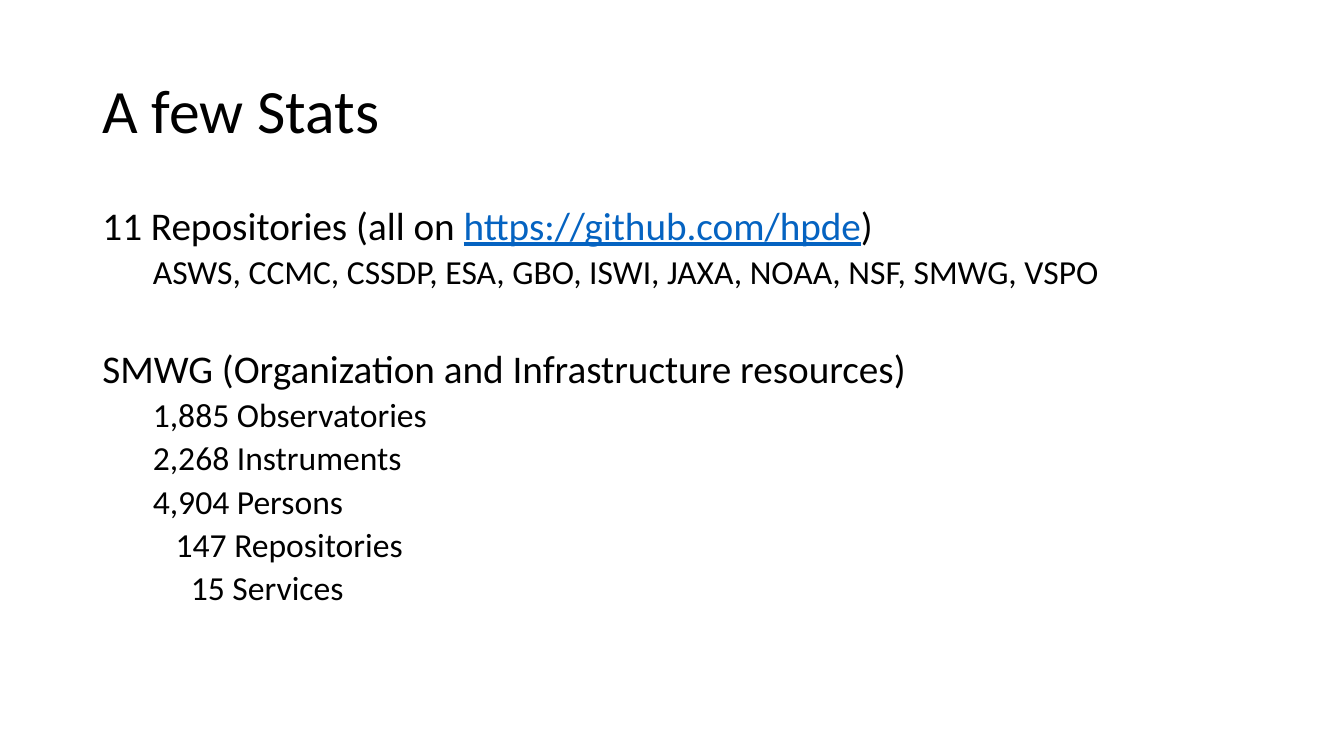
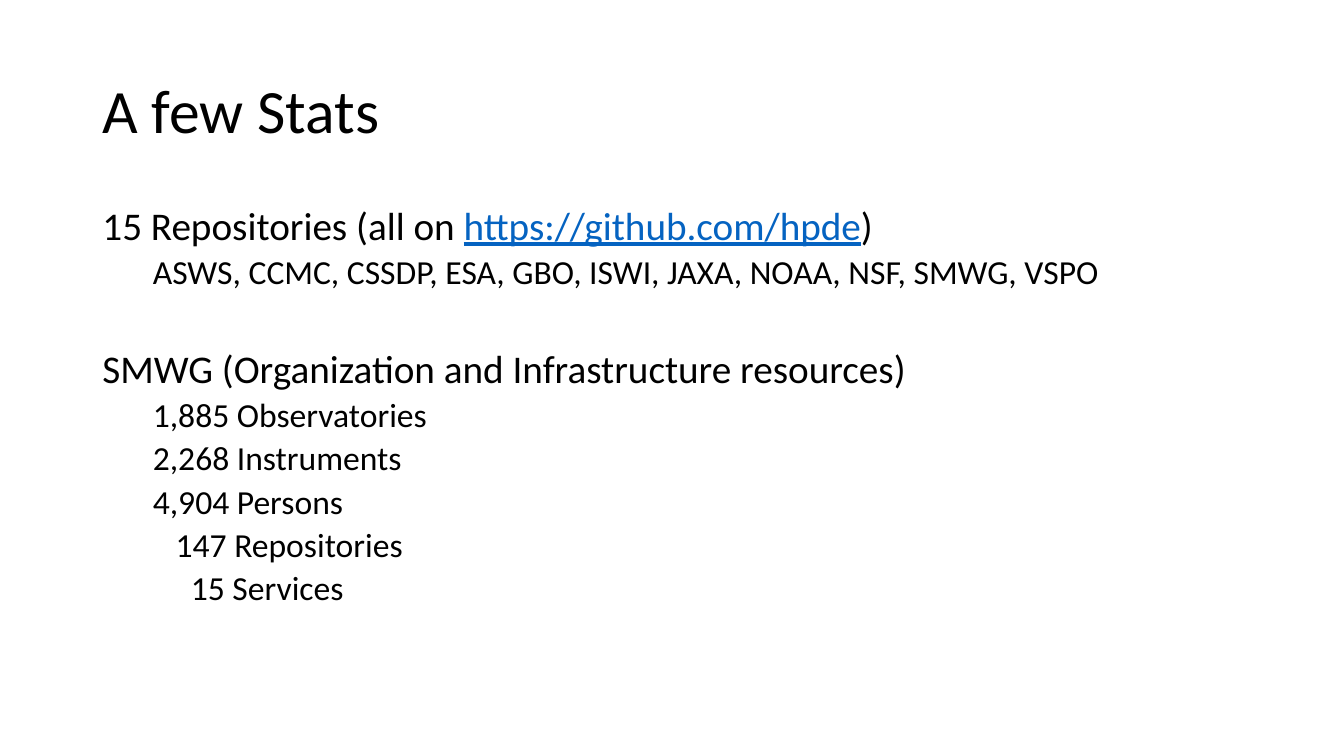
Before and after one commit to hpde/documents, a slide deck: slide 12 of docs/SPASE-Metadata-Model-for-Heliophysics.pptx. Drawn at 1344x756 pixels with LibreOffice and Linux fonts; fonts in the diff are those of the drawing. Boxes give left, top, right and bottom in pixels: in the first picture for what was removed or moved away, otherwise in the second. Text is boxed around its words. In the diff, an @@ line names an element or a change of style, - is before the commit and + after.

```diff
--- a/docs/SPASE-Metadata-Model-for-Heliophysics.pptx
+++ b/docs/SPASE-Metadata-Model-for-Heliophysics.pptx
@@ text at [102, 211, 873, 247]: text changed @@
-11 Repositories (all on https://github.com/hpde)
+15 Repositories (all on https://github.com/hpde)
```
Also in this commit, not shown: 2 other slides changed, 1 slide removed, 8 other files.
